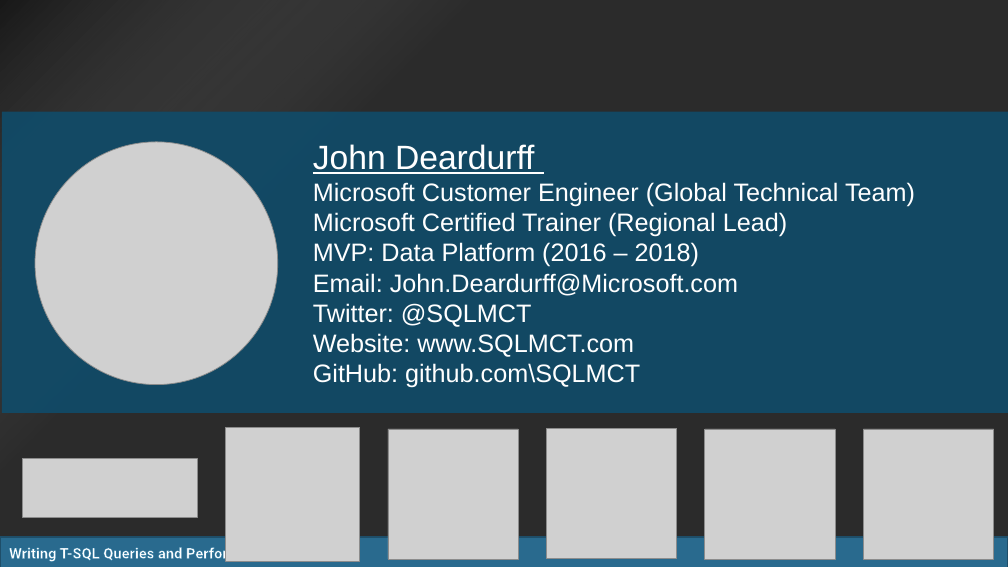
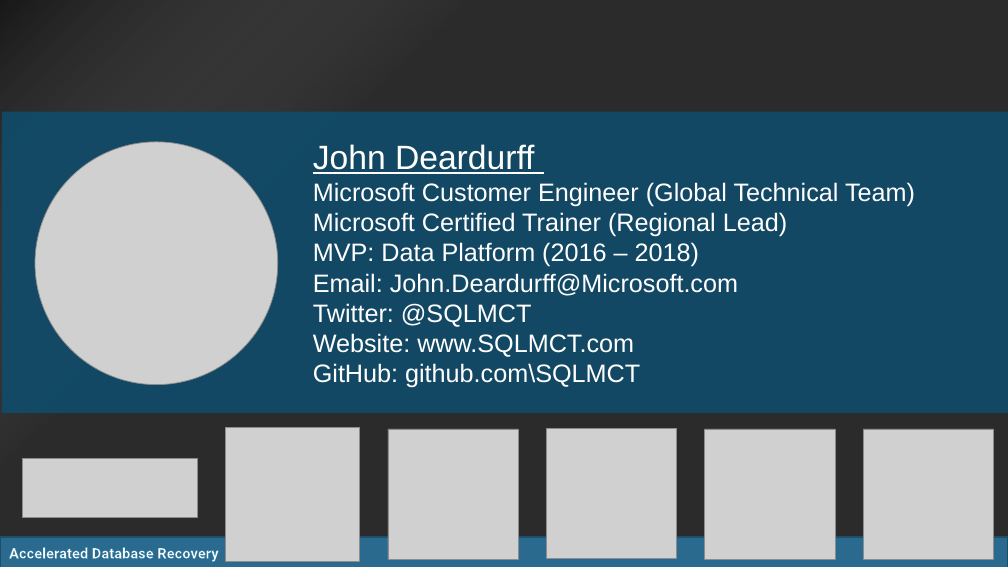
Before and after one commit to SQLMCT/SQL_Query_Writing, a slide deck: slide 2 of 00_IntroSlides.pptx. Drawn at 1008x567 pixels with LibreOffice and Linux fonts; fonts in the diff are those of the drawing; grey boxes stand for pictures; background and template pictures are left out; a plain dark background stands for a picture behind light text. Boxes give left, top, right and bottom in pixels: in the first picture for what was removed or moved away, otherwise in the second. Text is boxed around its words. In the diff, an @@ line names an element or a change of style, - is before the commit and + after.

```diff
--- a/00_IntroSlides.pptx
+++ b/00_IntroSlides.pptx
@@ text at [9, 547, 218, 562]: text changed @@
-Writing T-SQL Queries and Performance Tuning
+Accelerated Database Recovery
```
Also in this commit, not shown: 1 other slide changed, 5 slides added, 6 slides removed, 5 other files.
